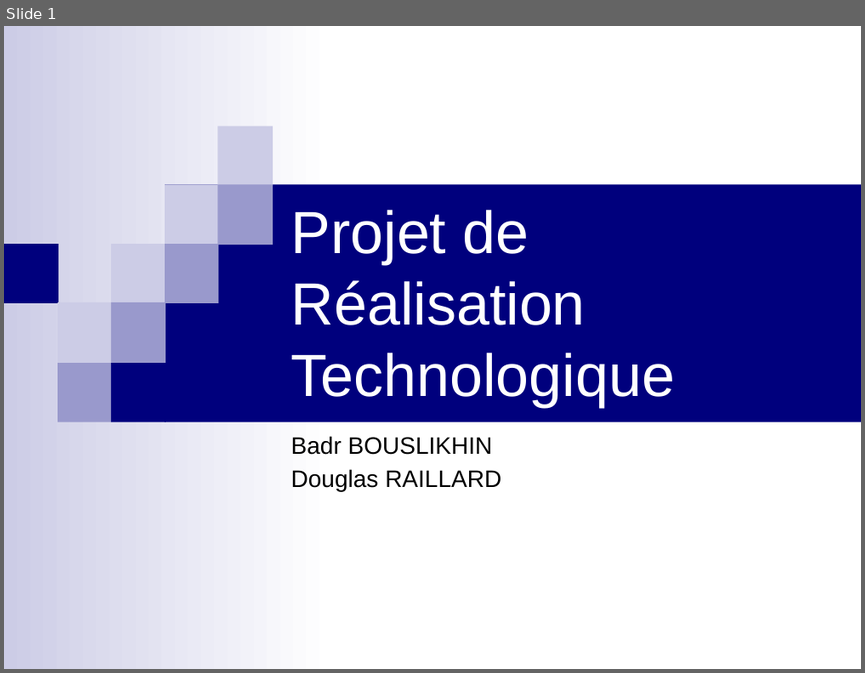
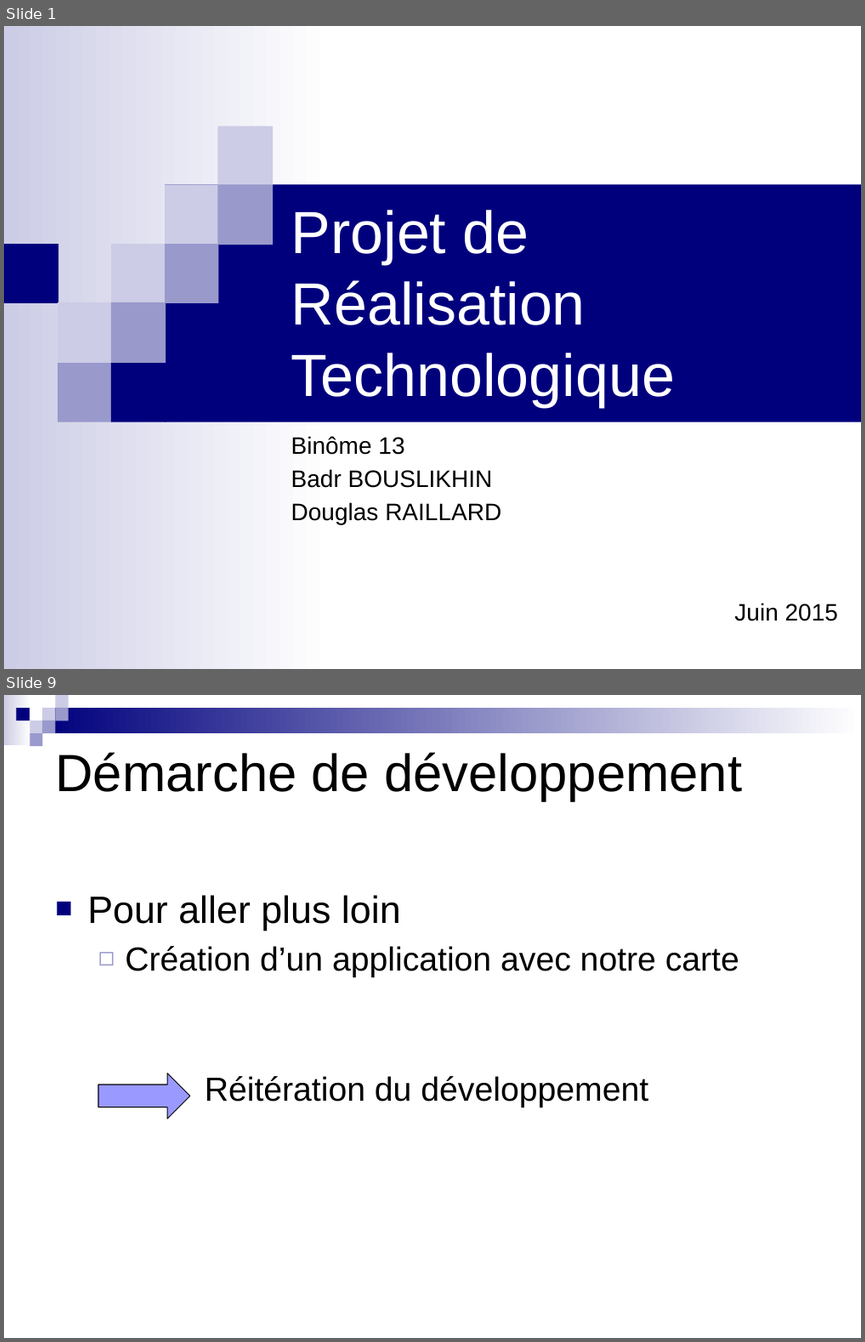
Before and after one commit to badrbouslikhin/Beluga, a slide deck: Rendu/PresentationFinale/Binome13PresentationFinalePRT.pptx. Shown one above the other, each under a label of ours: slide 1 before the commit, slides 1 and 9 after it; the slides between them are not shown. The pictures are 865x673 and 865x1342 pixels, drawn with LibreOffice and Linux fonts; fonts in the diff are those of the drawing. Boxes give left, top, right and bottom in pixels: in the first picture for what was removed or moved away, otherwise in the second. Text is boxed around its words. In the diff, an @@ line names an element or a change of style, - is before the commit and + after.

```diff
--- a/Rendu/PresentationFinale/Binome13PresentationFinalePRT.pptx
+++ b/Rendu/PresentationFinale/Binome13PresentationFinalePRT.pptx
@@ slide 9 added at (4, 695, 861, 1338), background #FFFFFF @@
@@ group added at (4, 695, 861, 746): 9 rectangles @@
@@ title added at (55, 752, 742, 801), 44 pt, text #000000 @@
+Démarche de développement
@@ text added at (87, 895, 739, 977), 28 pt, text #000000 @@
+■ Pour aller plus loin
+  ◻ Création d’un application avec notre carte
@@ right arrow added at (98, 1073, 190, 1118), fill #9999FF, outline #000000 0.75 pt @@
@@ text added at (205, 1076, 648, 1107), 28 pt, text #000000 @@
+  Réitération du développement
@@ slide 1 changed as well @@
@@ subtitle at (291, 436, 404, 454): paragraph added @@
+Binôme 13
@@ subtitle at (734, 602, 838, 621): paragraph added @@
+Juin 2015
```
Also in this commit, not shown: 10 other slides added, 1 slide removed.
